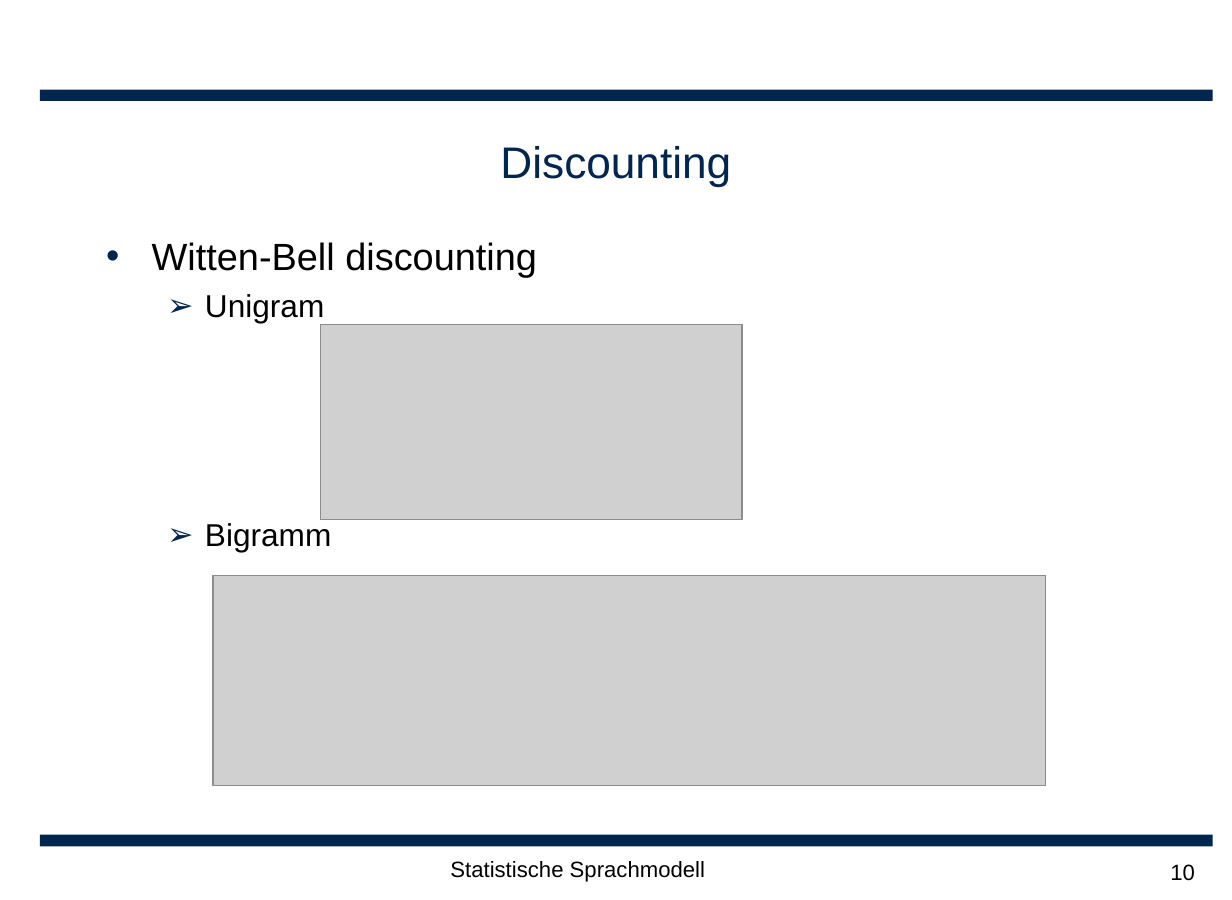
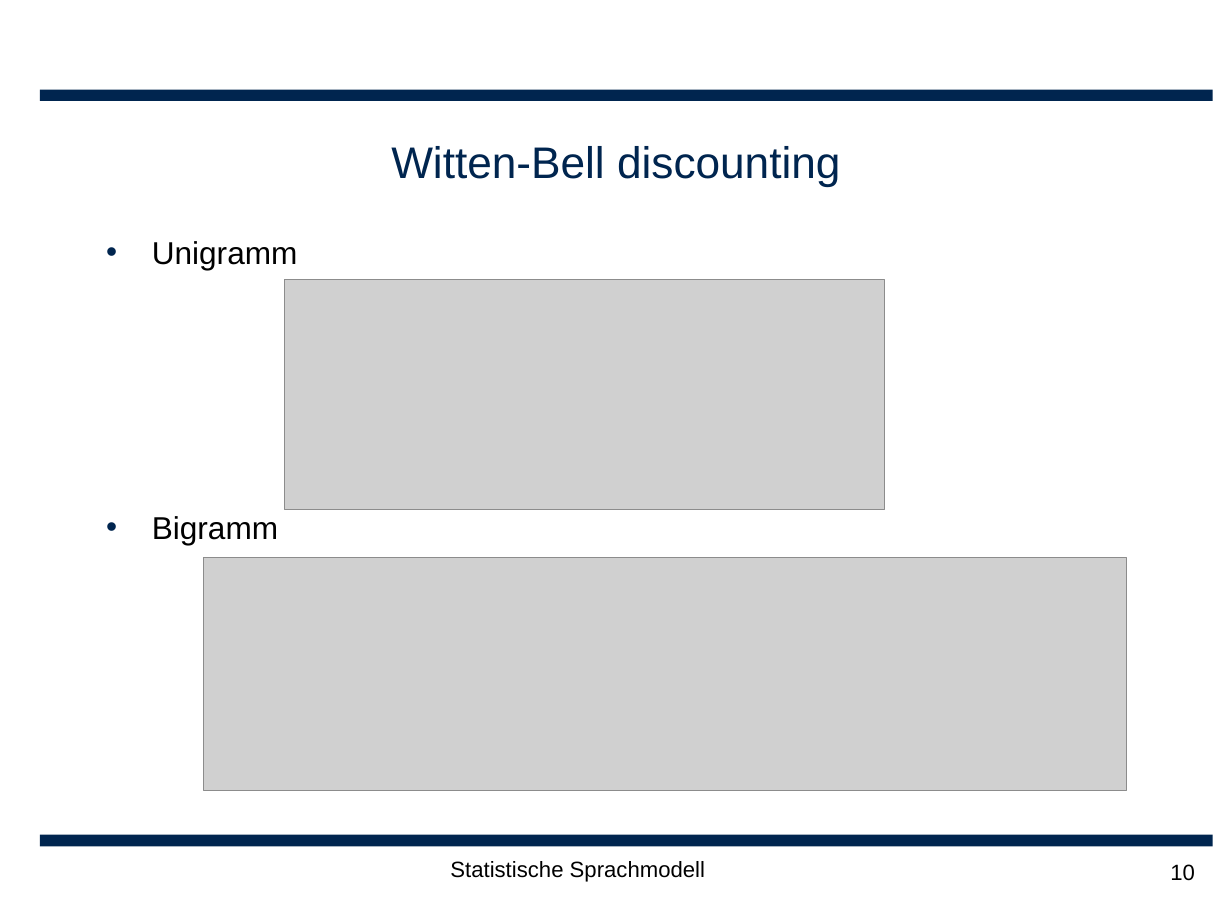
Before and after one commit to leonard117/arbeittet, a slide deck: slide 10 of ARS/doc/Statische Sprachmodellierung.ppt. Drawn at 1232x900 pixels with LibreOffice and Linux fonts; fonts in the diff are those of the drawing; grey boxes stand for pictures; background and template pictures are left out. Boxes give left, top, right and bottom in pixels: in the first picture for what was removed or moved away, otherwise in the second. Text is boxed around its words. In the diff, an @@ line names an element or a change of style, - is before the commit and + after.

```diff
--- a/ARS/doc/Statische Sprachmodellierung.ppt
+++ b/ARS/doc/Statische Sprachmodellierung.ppt
@@ title "Witten-Bell discounting": place and size @@
-title "Witten-Bell discounting" at (152, 242, 537, 552)
+title "Witten-Bell discounting" at (391, 146, 841, 187)
@@ title "Witten-Bell discounting" at (391, 146, 841, 187): size 24 to 28 pt, text colour #000000 to #00254F; alignment left to centre; bullet • to none; less space between paragraphs; vertical alignment top to middle @@
@@ title removed at (500, 146, 731, 187) @@
-Discounting
@@ text added at (152, 241, 298, 545), 20 pt, text #000000 @@
+• Unigramm
+• Bigramm
@@ title at (205, 294, 331, 552): paragraphs removed @@
-  ➢ Unigram
-  ➢ Bigramm
@@ picture: place and size @@
-picture at (213, 575, 1044, 785)
+picture at (284, 280, 884, 509)
@@ picture: place and size @@
-picture at (321, 325, 742, 521)
+picture at (203, 557, 1125, 790)
```
Also in this commit, not shown: 7 other slides changed, 1 other file.
